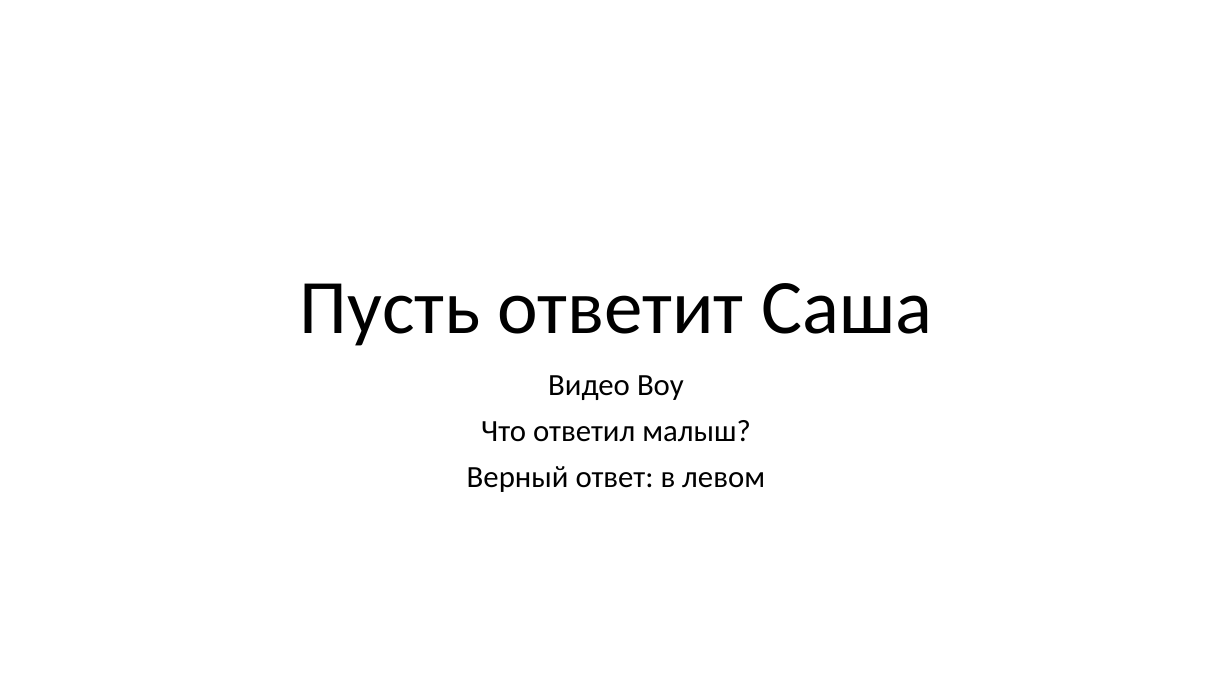
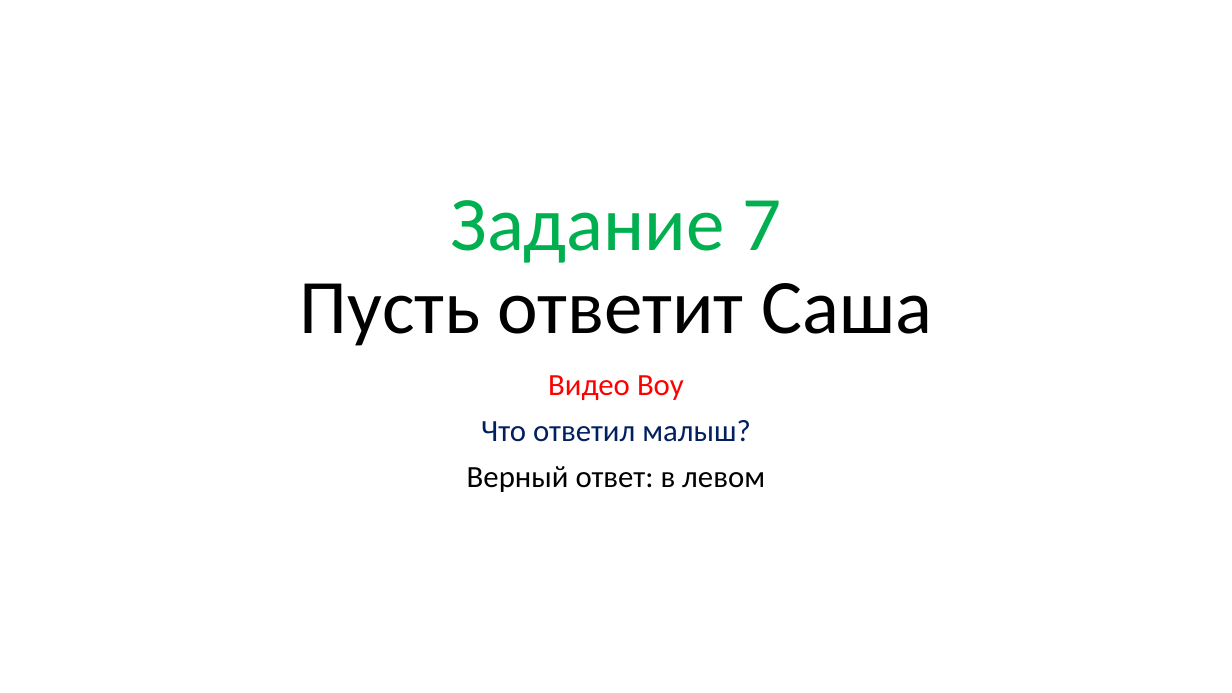
Before and after one commit to vvaassiihhaa/masha, a slide deck: slide 13 of КВЕСТ/Kvest 0504.pptx (slide 12 before the commit). Drawn at 1232x693 pixels with LibreOffice and Linux fonts; fonts in the diff are those of the drawing. Boxes give left, top, right and bottom in pixels: in the first picture for what was removed or moved away, otherwise in the second. Text is boxed around its words. In the diff, an @@ line names an element or a change of style, - is before the commit and + after.

```diff
--- a/КВЕСТ/Kvest 0504.pptx
+++ b/КВЕСТ/Kvest 0504.pptx
@@ title at bbox=[300, 200, 932, 346]: text changed @@
-Пусть ответит Саша
+Задание 7
+Пусть ответит Саша
@@ subtitle at bbox=[481, 375, 751, 442]: text colour #000000 to #FF0000 in "Видео Boy"; text colour #000000 to #002060 in "Что ответил малыш?" @@
```
Also in this commit, not shown: 6 other slides changed, 1 slide added, 2 other files.
